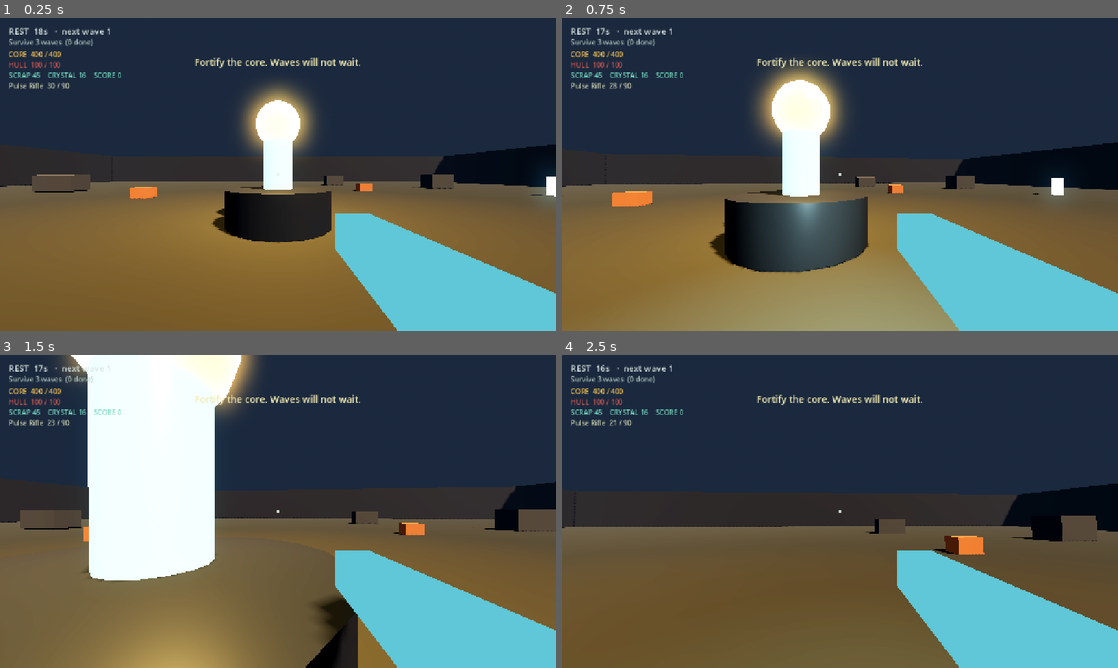
Above: before the commit, frames 1-4 (two rows, left to right).
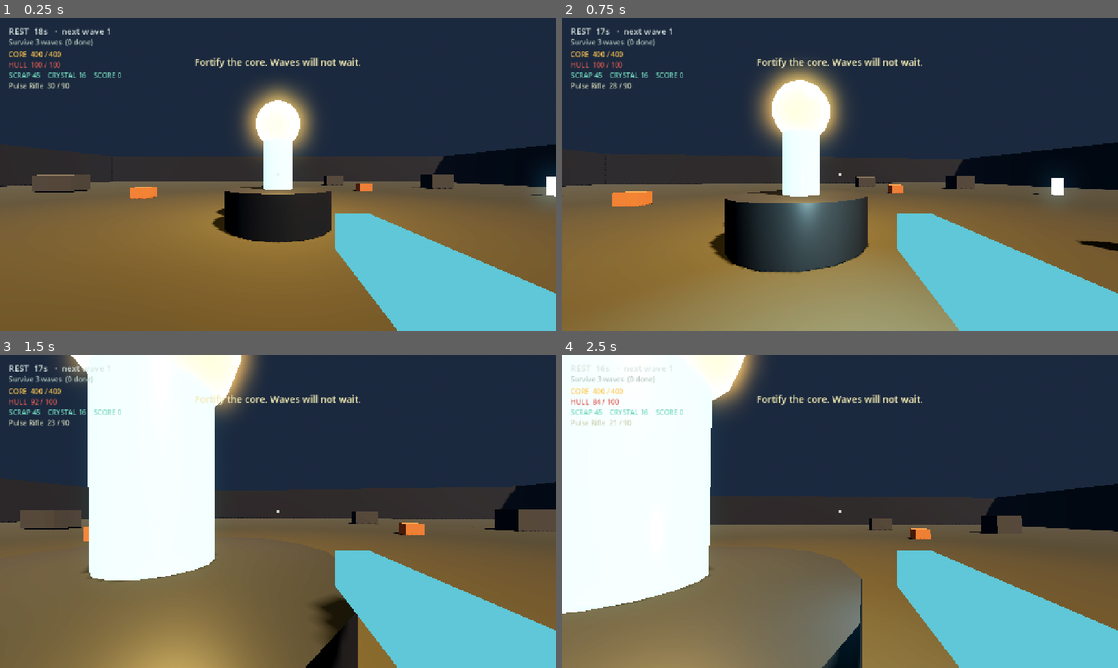
Above: after the commit, the same moments.

Repository: parvitium/TheFrontier
Game: Godot game, scene res://tests/smoke_arena.tscn
Two runs of this game, one before a commit and one after it. Both use one fixed random seed, a clock stepped at 60 frames per second and the inputs below. This scene is started directly instead of the project's main scene.
Inputs (mouse positions are in pixels of both pictures, inside the frame that each line leads up to):
- Up to frame 1 (0.25 s): no input
- Up to frame 2 (0.75 s): tap Enter at 0.5 s; move the mouse to (867, 174) at 0.52 s; press the mouse at (867, 174) at 0.53 s; hold W (move_forward) from 0.53 s (still down)
- Up to frame 3 (1.5 s): keep holding W (move_forward); tap Space (jump) at 0.77 s; move the mouse to (250, 511) at 1.27 s; release the mouse at (250, 511) at 1.28 s; right-click (250, 511) at 1.35 s
- Up to frame 4 (2.5 s): keep holding W (move_forward); tap Space (jump) at 1.52 s; click (812, 511) at 1.55 s; move the mouse to (851, 505) at 2.02 s; hold 3 (build_1) from 2.03 s (still down); click (851, 505) at 2.3 s

Frame 1 is identical in both runs. In frame 2, 0.1% of the frame differs, in the area x 92-100%, y 71-75%; in frame 3, less than 0.1%; in frame 4, 43%, in the area x 0-100%, y 0-100%.

Commit message:
fix: keep traps passable and gate paused combat commands
Spike fields no longer inherit the 1.8 m wall collider, and BreachRules
walks through trap cells. Pause rejects fire, turret, and trap commands.
CI smoke now moves and damages a live MobActor through Session.

Co-authored-by: parvitium <parvitium@users.noreply.github.com>

Diff:
--- a/scripts/autoload/session.gd
+++ b/scripts/autoload/session.gd
@@ -6,7 +6,8 @@
 ## Views listen to GameBus. A later networked host can own this same API.
 ##
 ## Pause: `set_paused(true)` freezes `tick` (rest, respawn, fire/turret
-## cooldowns, reload). PauseMenu also pauses the scene tree so views stop.
+## cooldowns, reload) and rejects `cmd_try_fire`, `cmd_try_turret_fire`,
+## and `cmd_trap_pulse`. PauseMenu also pauses the scene tree so views stop.
 ## That is a full sim halt, not a HUD-only overlay.
 
 const TURRET_INTERVAL := 0.4
@@ -241,7 +242,7 @@
 
 
 func cmd_try_turret_fire(serial: int, target: Node, damage: float = TURRET_DAMAGE, interval: float = TURRET_INTERVAL) -> bool:
-	if not state.is_running():
+	if sim_paused or not state.is_running():
 		return false
 	if not state.building_hp.has(serial) or float(state.building_hp[serial]) <= 0.0:
 		return false
@@ -254,7 +255,7 @@
 
 
 func cmd_trap_pulse(serial: int, target: Node, delta: float, dps: float = TRAP_DPS) -> bool:
-	if not state.is_running() or delta <= 0.0:
+	if sim_paused or not state.is_running() or delta <= 0.0:
 		return false
 	if not state.building_hp.has(serial) or float(state.building_hp[serial]) <= 0.0:
 		return false
@@ -271,7 +272,7 @@
 
 
 func cmd_try_fire() -> Dictionary:
-	if not state.is_running() or not state.player_alive:
+	if sim_paused or not state.is_running() or not state.player_alive:
 		return {ok = false, reason = "Cannot fire."}
 	if state.reload_remaining > 0.0:
 		return {ok = false, reason = "Reloading."}
--- a/scripts/buildings/building_base.gd
+++ b/scripts/buildings/building_base.gd
@@ -6,12 +6,16 @@
 var grid_origin: Vector2i = Vector2i.ZERO
 
 
-static func footprint_collider_size(footprint: Vector2i) -> Vector3:
+static func footprint_collider_size(footprint: Vector2i, height: float = 1.8) -> Vector3:
 	return Vector3(
 		float(footprint.x) * PlacementRules.CELL_SIZE,
-		1.8,
+		height,
 		float(footprint.y) * PlacementRules.CELL_SIZE
 	)
+
+
+static func uses_blocking_collider(def: BuildingDef) -> bool:
+	return def != null and def.blocks_navigation
 
 
 func setup(def: BuildingDef, origin: Vector2i, p_serial: int) -> void:
@@ -22,7 +26,6 @@
 	set_meta("building_serial", p_serial)
 	add_to_group("buildings")
 	add_to_group("damageable")
-	collision_layer = 8
 	collision_mask = 0
 	var size := footprint_collider_size(def.footprint)
 	position = PlacementRules.cell_to_world(origin, 0.0) + Vector3((def.footprint.x - 1) * PlacementRules.CELL_SIZE * 0.5, 0, (def.footprint.y - 1) * PlacementRules.CELL_SIZE * 0.5)
@@ -31,12 +34,17 @@
 	visual.set_meta("asset_slot", "building_%s" % def.id)
 	add_child(visual)
 	_build_visual(visual, def, size)
-	var col := CollisionShape3D.new()
-	var shape := BoxShape3D.new()
-	shape.size = size
-	col.shape = shape
-	col.position.y = size.y * 0.5
-	add_child(col)
+	# Traps occupy a cell for placement but must not be 1.8 m physics / hitscan walls.
+	if uses_blocking_collider(def):
+		collision_layer = 8
+		var col := CollisionShape3D.new()
+		var shape := BoxShape3D.new()
+		shape.size = size
+		col.shape = shape
+		col.position.y = size.y * 0.5
+		add_child(col)
+	else:
+		collision_layer = 0
 	var health := Health.new()
 	health.name = "Health"
 	health.configure(def.max_health, "building")
--- a/scripts/core/breach_rules.gd
+++ b/scripts/core/breach_rules.gd
@@ -3,20 +3,21 @@
 
 ## Grid reachability for the core. Walls (and other nav-blocking buildings)
 ## may fully enclose the core — placement is allowed so walls stay meaningful.
-## When the core is unreachable, mobs path to the occupied cells on the
-## reachable frontier and attack those buildings.
+## Traps occupy a cell for placement but are passable: the flood walks through
+## them. When the core is unreachable, mobs path to the solid frontier cells
+## and attack those buildings.
 
 
-static func core_reachable(occupied: Dictionary, from: Vector2i) -> bool:
-	var reach := flood(occupied, from)
+static func core_reachable(occupied: Dictionary, from: Vector2i, instances: Dictionary = {}) -> bool:
+	var reach := flood(occupied, from, instances)
 	for cell in _core_cells():
 		if reach.has(cell):
 			return true
 	return false
 
 
-static func blocking_serials(occupied: Dictionary, from: Vector2i) -> Array[int]:
-	var reach := flood(occupied, from)
+static func blocking_serials(occupied: Dictionary, from: Vector2i, instances: Dictionary = {}) -> Array[int]:
+	var reach := flood(occupied, from, instances)
 	for cell in _core_cells():
 		if reach.has(cell):
 			return []
@@ -24,7 +25,7 @@
 	for key in reach.keys():
 		var cell: Vector2i = key
 		for n in _neighbors(cell):
-			if occupied.has(n):
+			if cell_blocks(occupied, n, instances):
 				found[int(occupied[n])] = true
 	var serials: Array[int] = []
 	for key in found.keys():
@@ -32,9 +33,9 @@
 	return serials
 
 
-static func flood(occupied: Dictionary, from: Vector2i) -> Dictionary:
+static func flood(occupied: Dictionary, from: Vector2i, instances: Dictionary = {}) -> Dictionary:
 	var seen: Dictionary = {}
-	if not PlacementRules.is_in_map(from) or occupied.has(from):
+	if not PlacementRules.is_in_map(from) or cell_blocks(occupied, from, instances):
 		return seen
 	var queue: Array[Vector2i] = [from]
 	seen[from] = true
@@ -47,11 +48,31 @@
 				continue
 			if not PlacementRules.is_in_map(n):
 				continue
-			if occupied.has(n):
+			if cell_blocks(occupied, n, instances):
 				continue
 			seen[n] = true
 			queue.append(n)
 	return seen
+
+
+static func cell_blocks(occupied: Dictionary, cell: Vector2i, instances: Dictionary = {}) -> bool:
+	if not occupied.has(cell):
+		return false
+	if instances.is_empty():
+		return true
+	var serial := int(occupied[cell])
+	if not instances.has(serial):
+		return true
+	var info: Variant = instances[serial]
+	var building_id := ""
+	if typeof(info) == TYPE_DICTIONARY:
+		building_id = str(info.get("id", ""))
+	else:
+		building_id = str(info)
+	var def := BuildingCatalog.by_id(building_id)
+	if def == null:
+		return true
+	return def.blocks_navigation
 
 
 static func _core_cells() -> Array[Vector2i]:
--- a/scripts/waves/mob_actor.gd
+++ b/scripts/waves/mob_actor.gd
@@ -153,7 +153,7 @@
 
 func _should_breach(target: Node3D) -> bool:
 	var from := PlacementRules.world_to_cell(global_position)
-	var enclosed := not BreachRules.core_reachable(Session.state.occupied_cells, from)
+	var enclosed := not BreachRules.core_reachable(Session.state.occupied_cells, from, Session.state.building_instances)
 	if enclosed:
 		if target != null and target.is_in_group("player") and _agent_can_reach(target):
 			return false
@@ -181,7 +181,7 @@
 
 func _pick_breach_building() -> Node3D:
 	var from := PlacementRules.world_to_cell(global_position)
-	var serials := BreachRules.blocking_serials(Session.state.occupied_cells, from)
+	var serials := BreachRules.blocking_serials(Session.state.occupied_cells, from, Session.state.building_instances)
 	var best := _nearest_blocking(serials)
 	if best != null:
 		return best
--- a/tests/run_tests.gd
+++ b/tests/run_tests.gd
@@ -82,6 +82,23 @@
 	_ok(BuildingCatalog.available_for_mode(survive).size() == 4, "survive hides ship")
 	var fill := BuildingBase.footprint_collider_size(Vector2i.ONE)
 	_ok(is_equal_approx(fill.x, PlacementRules.CELL_SIZE) and is_equal_approx(fill.z, PlacementRules.CELL_SIZE), "wall collider fills 2m cell")
+	_ok(is_equal_approx(fill.y, 1.8), "nav-blocking collider is 1.8m tall")
+	_ok(BuildingBase.uses_blocking_collider(BuildingCatalog.by_id(Ids.WALL)), "wall uses blocking collider")
+	_ok(BuildingBase.uses_blocking_collider(BuildingCatalog.by_id(Ids.TURRET)), "turret uses blocking collider")
+	_ok(not BuildingBase.uses_blocking_collider(BuildingCatalog.by_id(Ids.TRAP)), "trap uses no blocking collider")
+	_boot(Ids.MODE_SURVIVE)
+	var wall_actor := WallBuilding.new()
+	add_child(wall_actor)
+	wall_actor.setup(BuildingCatalog.by_id(Ids.WALL), Vector2i(8, 8), 900)
+	_ok(wall_actor.collision_layer == 8, "wall lives on building physics layer")
+	_ok(_direct_box_height(wall_actor) > 1.5, "wall blocking box is chest-high")
+	var trap_actor := TrapBuilding.new()
+	add_child(trap_actor)
+	trap_actor.setup(BuildingCatalog.by_id(Ids.TRAP), Vector2i(9, 8), 901)
+	_ok(trap_actor.collision_layer == 0, "trap has no blocking physics layer")
+	_ok(_direct_box_height(trap_actor) == 0.0, "trap has no blocking CollisionShape3D")
+	wall_actor.free()
+	trap_actor.free()
 
 
 func _placement() -> void:
@@ -177,8 +194,23 @@
 				if result.ok:
 					placed += 1
 	_ok(placed == 16, "session allows a closed wall ring")
-	_ok(not BreachRules.core_reachable(Session.state.occupied_cells, Vector2i(12, 0)), "session ring encloses the core")
-	_ok(BreachRules.blocking_serials(Session.state.occupied_cells, Vector2i(12, 0)).size() > 0, "session ring has attackable walls")
+	_ok(not BreachRules.core_reachable(Session.state.occupied_cells, Vector2i(12, 0), Session.state.building_instances), "session ring encloses the core")
+	_ok(BreachRules.blocking_serials(Session.state.occupied_cells, Vector2i(12, 0), Session.state.building_instances).size() > 0, "session ring has attackable walls")
+	_boot(Ids.MODE_SURVIVE)
+	Session.cmd_gather(Ids.SCRAP, 200)
+	Session.cmd_gather(Ids.CRYSTAL, 20)
+	var trap_ring := 0
+	for x3 in range(-2, 3):
+		for y3 in range(-2, 3):
+			if maxi(absi(x3), absi(y3)) != 2:
+				continue
+			var id := Ids.TRAP if x3 == 2 and y3 == 0 else Ids.WALL
+			if Session.cmd_try_place(id, Vector2i(x3, y3)).ok:
+				trap_ring += 1
+	_ok(trap_ring == 16, "session places a 15-wall ring with a trap gap")
+	_ok(BreachRules.core_reachable(Session.state.occupied_cells, Vector2i(12, 0), Session.state.building_instances), "trap gap is passable to the flood")
+	_ok(BreachRules.blocking_serials(Session.state.occupied_cells, Vector2i(12, 0), Session.state.building_instances).is_empty(), "trap gap has no breach list")
+	_ok(not BreachRules.cell_blocks(Session.state.occupied_cells, Vector2i(2, 0), Session.state.building_instances), "trap cell is not solid")
 
 
 func _session_survive() -> void:
@@ -307,6 +339,14 @@
 	_ok(Session.state.reload_remaining > 0.0, "empty mag starts reload")
 	Session.tick(rifle.reload_time + 0.05)
 	_ok(int(Session.state.weapons[0].mag) == rifle.magazine_size, "reload finishes on tick")
+	var mob := MobActor.new()
+	add_child(mob)
+	mob.configure(MobCatalog.by_id(Ids.RUSHER))
+	var health := mob.get_node("Health") as Health
+	var before := health.current
+	_ok(Session.cmd_damage_mob(mob, 10.0), "Session damages a live MobActor")
+	_ok(is_equal_approx(health.current, before - 10.0), "MobActor HP dropped through Session")
+	mob.free()
 
 
 func _session_death_and_respawn() -> void:
@@ -332,14 +372,34 @@
 func _session_pause() -> void:
 	print("session pause")
 	_boot(Ids.MODE_SURVIVE)
+	Session.cmd_gather(Ids.SCRAP, 40)
+	Session.cmd_gather(Ids.CRYSTAL, 20)
+	var turret: Dictionary = Session.cmd_try_place(Ids.TURRET, Vector2i(7, 5))
+	var trap: Dictionary = Session.cmd_try_place(Ids.TRAP, Vector2i(7, 6))
+	_ok(turret.ok and trap.ok, "pause fixtures placed")
 	var rest: float = float(Session.state.rest_remaining)
+	var mag: int = int(Session.state.weapons[0].mag)
 	Session.set_paused(true)
 	Session.tick(5.0)
 	_ok(is_equal_approx(Session.state.rest_remaining, rest), "pause freezes Session.tick")
 	_ok(is_equal_approx(Session.state.elapsed_time, 0.0), "pause freezes elapsed")
+	var paused_fire: Dictionary = Session.cmd_try_fire()
+	_ok(not paused_fire.ok, "pause rejects fire")
+	_ok(int(Session.state.weapons[0].mag) == mag, "pause fire does not consume ammo")
+	_ok(not Session.cmd_try_turret_fire(int(turret.serial), self, 15.0), "pause rejects turret")
+	_ok(is_equal_approx(float(Session.state.turret_cooldown.get(int(turret.serial), 0.0)), 0.0), "pause turret does not write cooldown")
+	_ok(not Session.cmd_trap_pulse(int(trap.serial), self, 0.16), "pause rejects trap")
 	Session.set_paused(false)
 	Session.tick(5.0)
 	_ok(Session.state.rest_remaining < rest, "unpause resumes rest clock")
+	_ok(Session.cmd_try_fire().ok, "unpause allows fire")
+
+
+func _direct_box_height(node: Node) -> float:
+	for child in node.get_children():
+		if child is CollisionShape3D and (child as CollisionShape3D).shape is BoxShape3D:
+			return ((child as CollisionShape3D).shape as BoxShape3D).size.y
+	return 0.0
 
 
 func _resource_restock() -> void:
--- a/tests/smoke_arena.gd
+++ b/tests/smoke_arena.gd
@@ -1,12 +1,16 @@
 extends Node
 
 ## Boots the arena for real wall-clock seconds and checks the sim ticked.
+## Spawns one live MobActor and verifies it moves and takes Session damage.
 ## Usage: godot --headless --path . --scene res://tests/smoke_arena.tscn -- --mode=survive --seconds=3
 
 var _mode: String = Ids.MODE_SURVIVE
 var _seconds: float = 3.0
 var _wall_start: int = 0
 var _finished: bool = false
+var _probe: MobActor
+var _probe_start: Vector3 = Vector3.ZERO
+var _probe_ready: bool = false
 
 
 func _ready() -> void:
@@ -18,6 +22,7 @@
 	_wall_start = Time.get_ticks_msec()
 	var arena: Node = load("res://scenes/world/arena.tscn").instantiate()
 	add_child(arena)
+	call_deferred("_spawn_probe_mob")
 
 
 func _parse_args() -> void:
@@ -26,6 +31,27 @@
 			_mode = arg.substr(7)
 		elif arg.begins_with("--seconds="):
 			_seconds = maxf(1.0, float(arg.substr(10)))
+
+
+func _spawn_probe_mob() -> void:
+	var arena := get_node_or_null("Arena")
+	if arena == null:
+		return
+	var def := MobCatalog.by_id(Ids.RUSHER)
+	if def == null:
+		return
+	var mob := MobActor.new()
+	mob.name = "SmokeProbeMob"
+	mob.configure(def)
+	arena.add_child(mob)
+	mob.global_position = Vector3(12, 0.2, 0)
+	Session.cmd_mob_spawned()
+	_probe = mob
+	await get_tree().physics_frame
+	await get_tree().physics_frame
+	if is_instance_valid(mob):
+		_probe_start = mob.global_position
+		_probe_ready = true
 
 
 func _process(_delta: float) -> void:
@@ -60,7 +86,25 @@
 	if Session.state.elapsed_time < minf(1.0, _seconds * 0.4):
 		_fail("sim did not tick (elapsed=%.2f)" % Session.state.elapsed_time)
 		return
-	print("SMOKE OK mode=%s wall>=%.1fs sim=%.2fs relics=%d" % [_mode, _seconds, Session.state.elapsed_time, get_tree().get_nodes_in_group("relics").size()])
+	if not _probe_ready or not is_instance_valid(_probe):
+		_fail("live MobActor missing")
+		return
+	var traveled := _probe.global_position.distance_to(_probe_start)
+	if traveled < 0.25:
+		_fail("MobActor did not move (d=%.2f)" % traveled)
+		return
+	var health := _probe.get_node_or_null("Health") as Health
+	if health == null:
+		_fail("MobActor has no Health")
+		return
+	var before := health.current
+	if not Session.cmd_damage_mob(_probe, 12.0):
+		_fail("cmd_damage_mob rejected live MobActor")
+		return
+	if health.current >= before:
+		_fail("MobActor HP unchanged after Session damage")
+		return
+	print("SMOKE OK mode=%s wall>=%.1fs sim=%.2fs relics=%d mob_move=%.2f mob_hp=%.1f" % [_mode, _seconds, Session.state.elapsed_time, get_tree().get_nodes_in_group("relics").size(), traveled, health.current])
 	get_tree().quit(0)
 
 
Not shown, changed: README.md
Not shown, changed: docs/AGENT_CONTEXT.md
Not shown, changed: docs/roadmap.md
